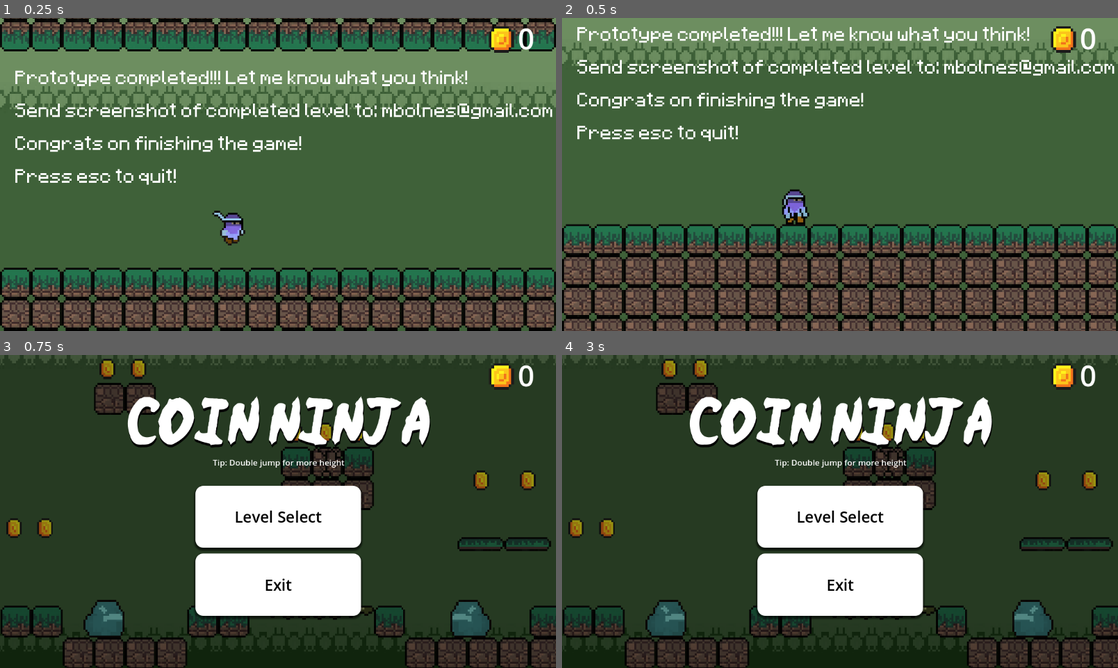
Above: before the commit, frames 1-4 (two rows, left to right).
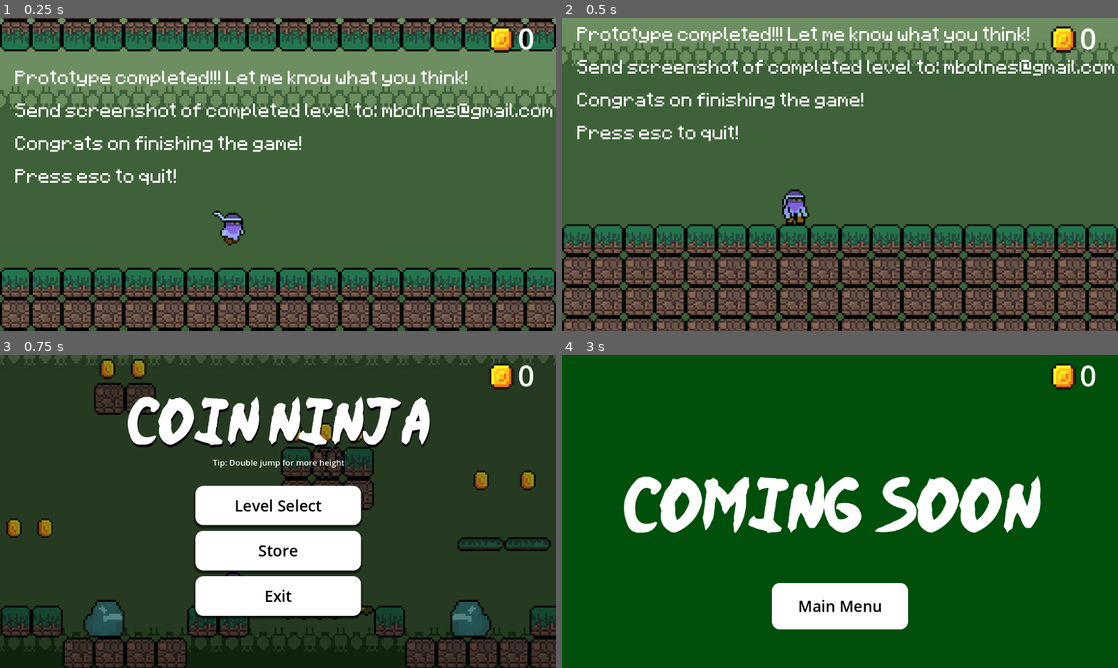
Above: after the commit, the same moments.

Repository: MarcusOlnes/CoinNinjaPrototype
Game: Godot game, scene res://end_scene.tscn
The game is run twice, just before and just after one commit, with the same random seed, the same clock (stepped at 60 frames per second) and the same inputs. This scene is started directly instead of the project's main scene.
Inputs (mouse positions are in pixels of both pictures, inside the frame that each line leads up to):
- Up to frame 1 (0.25 s): no input
- Up to frame 2 (0.5 s): no input
- Up to frame 3 (0.75 s): click "Main Menu" at 0.5 s
- Up to frame 4 (3 s): click "Main Menu" at 1.25 s; click "2" at 2 s; click (840, 549) at 2.75 s, where only the run after the commit has a clickable "Store"

Frames 1-2 are identical in both runs. In frame 3, 2.7% of the frame differs, in the area x 35-66%, y 46-79%; in frame 4, 96%, in the area x 0-100%, y 0-100%.

Commit message:
New updates
New store-page in main_menu, plus changes in scripts

Diff:
--- a/end_scene.tscn
+++ b/end_scene.tscn
@@ -1,6 +1,7 @@
-[gd_scene load_steps=15 format=4 uid="uid://cwpkenpjql738"]
+[gd_scene load_steps=16 format=4 uid="uid://cwpkenpjql738"]
 
 [ext_resource type="Texture2D" uid="uid://fby6yul2imre" path="res://assets/sprites/bakgrunn.png" id="1_1xivk"]
+[ext_resource type="Script" path="res://scripts/end_scene.gd" id="1_rlvsb"]
 [ext_resource type="Texture2D" uid="uid://bsh1i6l2v62bi" path="res://assets/sprites/spritesheet 4.png" id="2_sx6fg"]
 [ext_resource type="Texture2D" uid="uid://disaufjsk43ya" path="res://assets/sprites/spritesheet 6.png" id="2_xroe5"]
 [ext_resource type="PackedScene" uid="uid://ctwavhiohhvfl" path="res://scener/player.tscn" id="3_kowb5"]
@@ -80,6 +81,7 @@
 distance = 38.0
 
 [node name="end_scene" type="Node2D"]
+script = ExtResource("1_rlvsb")
 
 [node name="background_ninja_red" type="TileMapLayer" parent="."]
 position = Vector2(32, -68)
--- /dev/null
+++ b/scener/Store.tscn
@@ -0,0 +1,99 @@
+[gd_scene load_steps=8 format=3 uid="uid://cfeg6qvbk2eiy"]
+
+[ext_resource type="FontFile" uid="uid://b1djh1fsqg2aw" path="res://assets/njnaruto.ttf" id="1_ejrto"]
+[ext_resource type="Script" path="res://scripts/store.gd" id="1_pelcm"]
+
+[sub_resource type="StyleBoxFlat" id="StyleBoxFlat_dc1lv"]
+bg_color = Color(3.15858e-06, 0.31139, 0.0430011, 1)
+
+[sub_resource type="StyleBoxEmpty" id="StyleBoxEmpty_mevnt"]
+
+[sub_resource type="StyleBoxFlat" id="StyleBoxFlat_2xq2j"]
+bg_color = Color(0.712129, 0.712129, 0.712129, 1)
+corner_radius_top_left = 16
+corner_radius_top_right = 16
+corner_radius_bottom_right = 16
+corner_radius_bottom_left = 16
+shadow_size = 5
+shadow_offset = Vector2(0, 3.5)
+
+[sub_resource type="StyleBoxFlat" id="StyleBoxFlat_n1hh7"]
+bg_color = Color(0.544974, 0.544974, 0.544974, 1)
+corner_radius_top_left = 16
+corner_radius_top_right = 16
+corner_radius_bottom_right = 16
+corner_radius_bottom_left = 16
+shadow_size = 5
+shadow_offset = Vector2(0, 3.5)
+
+[sub_resource type="StyleBoxFlat" id="StyleBoxFlat_vm1cf"]
+bg_color = Color(1, 1, 1, 1)
+corner_radius_top_left = 16
+corner_radius_top_right = 16
+corner_radius_bottom_right = 16
+corner_radius_bottom_left = 16
+
+[node name="Control" type="Control"]
+layout_mode = 3
+anchors_preset = 15
+anchor_right = 1.0
+anchor_bottom = 1.0
+grow_horizontal = 2
+grow_vertical = 2
+script = ExtResource("1_pelcm")
+
+[node name="Panel" type="Panel" parent="."]
+layout_mode = 1
+anchors_preset = -1
+anchor_right = 1.057
+anchor_bottom = 1.0
+offset_left = -42.0
+offset_top = -38.0
+offset_right = 42.3359
+offset_bottom = 46.0
+theme_override_styles/panel = SubResource("StyleBoxFlat_dc1lv")
+
+[node name="Label" type="Label" parent="."]
+layout_mode = 1
+anchors_preset = 8
+anchor_left = 0.5
+anchor_top = 0.5
+anchor_right = 0.5
+anchor_bottom = 0.5
+offset_left = -451.0
+offset_top = -72.0
+offset_right = 451.0
+offset_bottom = 72.0
+grow_horizontal = 2
+grow_vertical = 2
+theme_override_fonts/font = ExtResource("1_ejrto")
+theme_override_font_sizes/font_size = 128
+text = "Coming soon...
+"
+
+[node name="Back2Main" type="Button" parent="."]
+layout_mode = 1
+anchors_preset = 7
+anchor_left = 0.5
+anchor_top = 1.0
+anchor_right = 0.5
+anchor_bottom = 1.0
+offset_left = -141.0
+offset_top = -176.0
+offset_right = 141.0
+offset_bottom = -80.0
+grow_horizontal = 2
+grow_vertical = 0
+theme_override_colors/font_hover_pressed_color = Color(0, 0, 0, 1)
+theme_override_colors/font_hover_color = Color(0, 0, 0, 1)
+theme_override_colors/font_pressed_color = Color(0, 0, 0, 1)
+theme_override_colors/font_focus_color = Color(0, 0, 0, 1)
+theme_override_colors/font_color = Color(0, 0, 0, 1)
+theme_override_font_sizes/font_size = 32
+theme_override_styles/focus = SubResource("StyleBoxEmpty_mevnt")
+theme_override_styles/hover = SubResource("StyleBoxFlat_2xq2j")
+theme_override_styles/pressed = SubResource("StyleBoxFlat_n1hh7")
+theme_override_styles/normal = SubResource("StyleBoxFlat_vm1cf")
+text = "Main Menu"
+
+[connection signal="pressed" from="Back2Main" to="." method="_on_back_2_main_pressed"]
--- a/scener/main_menu.tscn
+++ b/scener/main_menu.tscn
@@ -96,6 +96,22 @@
 text = "Level Select
 "
 
+[node name="Store" type="Button" parent="VBoxContainer"]
+layout_mode = 2
+size_flags_vertical = 3
+theme_override_colors/font_hover_pressed_color = Color(0, 0, 0, 1)
+theme_override_colors/font_hover_color = Color(0, 0, 0, 1)
+theme_override_colors/font_pressed_color = Color(0, 0, 0, 1)
+theme_override_colors/font_focus_color = Color(0, 0, 0, 1)
+theme_override_colors/font_color = Color(0, 0, 0, 1)
+theme_override_font_sizes/font_size = 32
+theme_override_styles/focus = SubResource("StyleBoxEmpty_2mqy0")
+theme_override_styles/hover = SubResource("StyleBoxFlat_5y28i")
+theme_override_styles/pressed = SubResource("StyleBoxFlat_lsv04")
+theme_override_styles/normal = SubResource("StyleBoxFlat_lds6h")
+text = "Store
+"
+
 [node name="Exit" type="Button" parent="VBoxContainer"]
 layout_mode = 2
 size_flags_vertical = 3
@@ -141,4 +157,5 @@
 text = "Tip: Double jump for more height"
 
 [connection signal="pressed" from="VBoxContainer/LevelSelect3" to="." method="_on_level_select_pressed"]
+[connection signal="pressed" from="VBoxContainer/Store" to="." method="_on_store_pressed"]
 [connection signal="pressed" from="VBoxContainer/Exit" to="." method="_on_exit_pressed"]
--- /dev/null
+++ b/scripts/end_scene.gd
@@ -0,0 +1,4 @@
+extends Node2D
+
+func _ready():
+	Global.level12_fullført = 1
--- a/scripts/level_2.gd
+++ b/scripts/level_2.gd
@@ -3,10 +3,7 @@
 @onready var SceneBytte = $SceneFader/AnimationPlayer
 
 func _ready():
-	print("Setter level1 til complete, ved overgang til level2")
 	Global.level1_fullført = 1
-	print("level1_fullført status: ", Global.level1_fullført)
-
 
 var level := 2
 var neste_level_tall := level + 1
--- a/scripts/main_menu.gd
+++ b/scripts/main_menu.gd
@@ -14,6 +14,8 @@
 func _on_level_select_pressed():
 	get_tree().change_scene_to_file("res://scener/level_selection.tscn")
 
-
 func _on_exit_pressed():
 	get_tree().quit()
+
+func _on_store_pressed() -> void:
+	get_tree().change_scene_to_file("res://scener/Store.tscn")
--- /dev/null
+++ b/scripts/store.gd
@@ -0,0 +1,16 @@
+extends Control
+
+
+# Called when the node enters the scene tree for the first time.
+func _ready() -> void:
+	pass # Replace with function body.
+
+
+# Called every frame. 'delta' is the elapsed time since the previous frame.
+func _process(delta: float) -> void:
+	pass
+
+
+
+func _on_back_2_main_pressed() -> void:
+	get_tree().change_scene_to_file("res://scener/main_menu.tscn")
